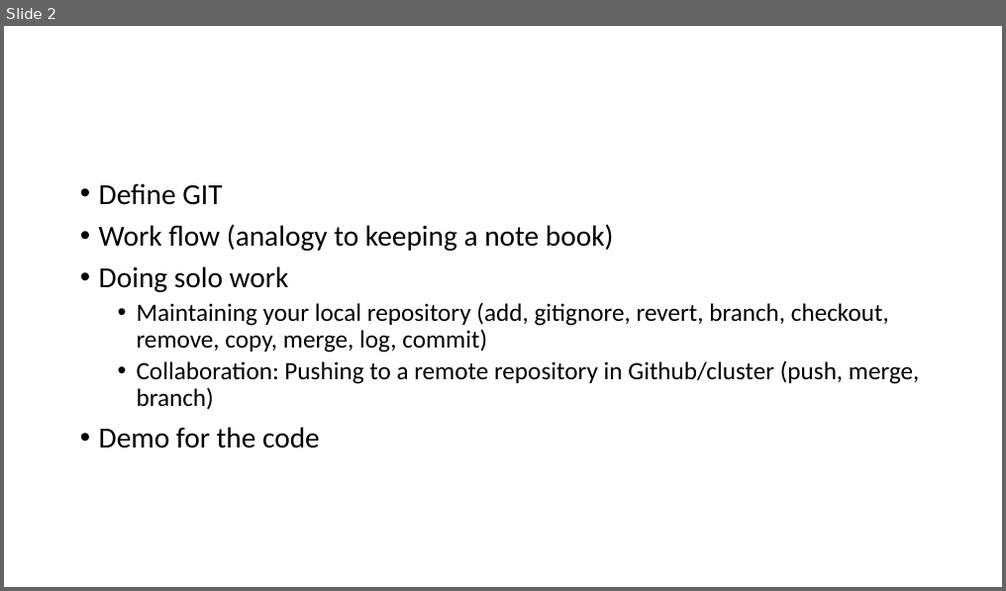
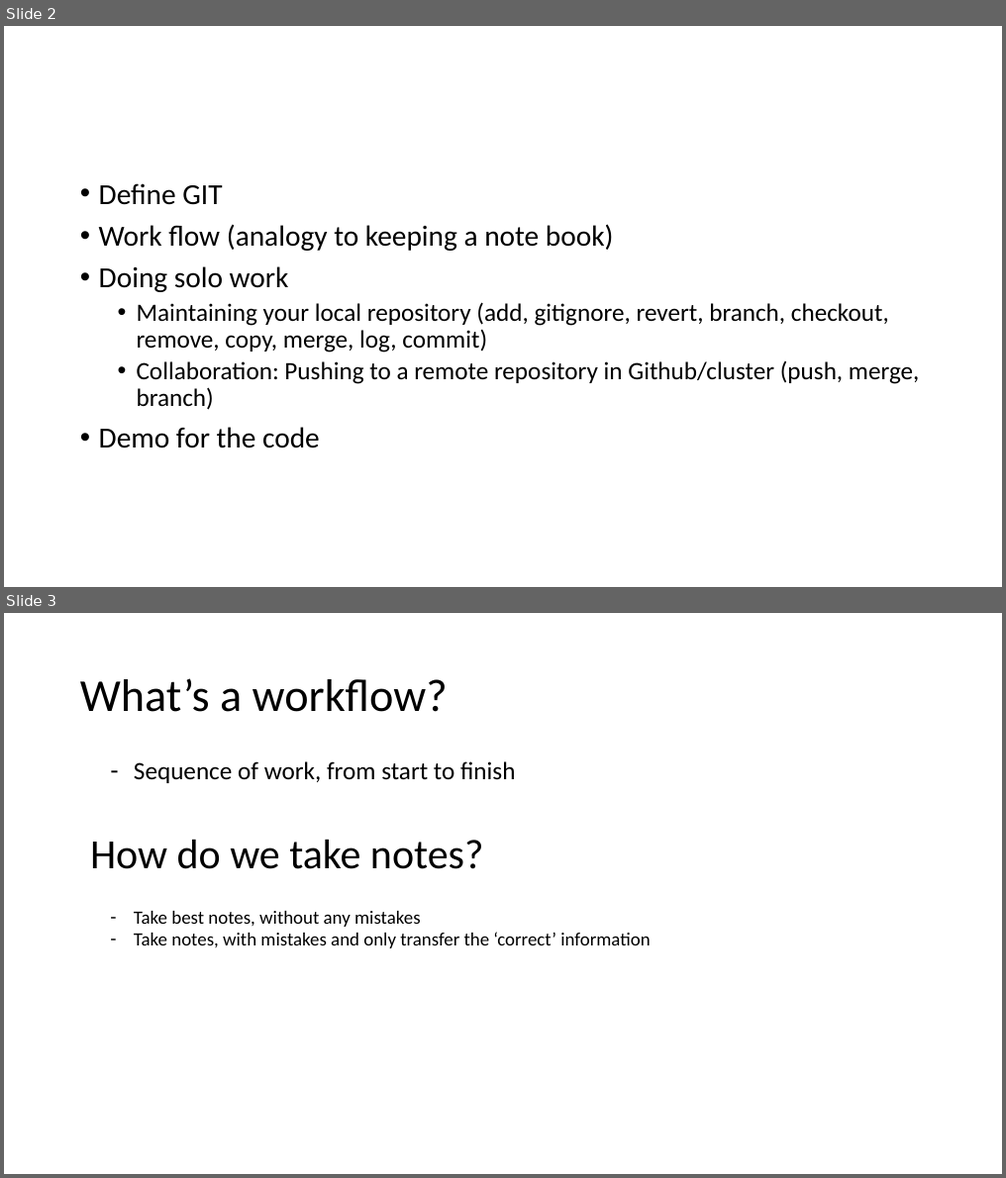
Before and after one commit to jwrauch/git-group-meeting-presentation, a slide deck: learn-to-git.pptx. Shown one above the other, each under a label of ours: slide 2 before the commit, slides 2 and 3 after it. The pictures are 1006x591 and 1006x1178 pixels, drawn with LibreOffice and Linux fonts; fonts in the diff are those of the drawing. Boxes give left, top, right and bottom in pixels: in the first picture for what was removed or moved away, otherwise in the second. Text is boxed around its words. In the diff, an @@ line names an element or a change of style, - is before the commit and + after.

```diff
--- a/learn-to-git.pptx
+++ b/learn-to-git.pptx
@@ slide 3 added at (4,613,1002,1174), background #FFFFFF @@
@@ title added at (80,678,448,712), 44 pt, text #000000 @@
+What’s a workflow?
@@ text added at (134,761,515,783), 24 pt, text #000000 @@
+– Sequence of work, from start to finish
@@ text added at (90,840,483,869), 40 pt, text #000000 @@
+How do we take notes?
@@ text added at (134,911,649,949), 18 pt, text #000000 @@
+– Take best notes, without any mistakes
+– Take notes, with mistakes and only transfer the ‘correct’ information
```
Also in this commit, not shown: 1 other slide added, 1 slide removed.
